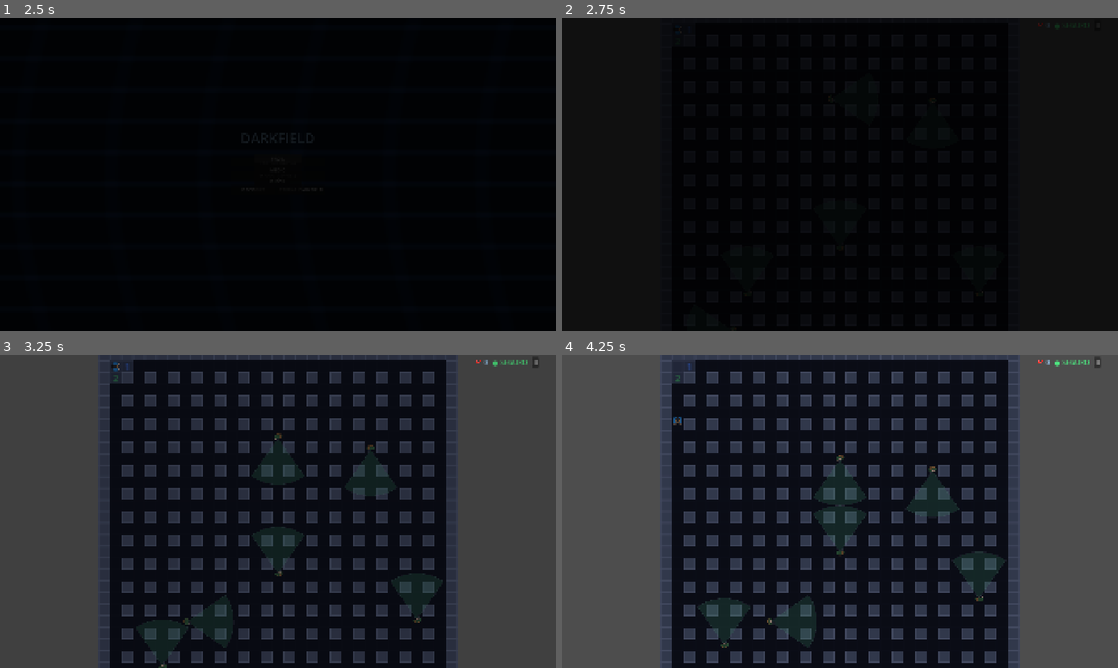
Above: before the commit, frames 1-4 (two rows, left to right).
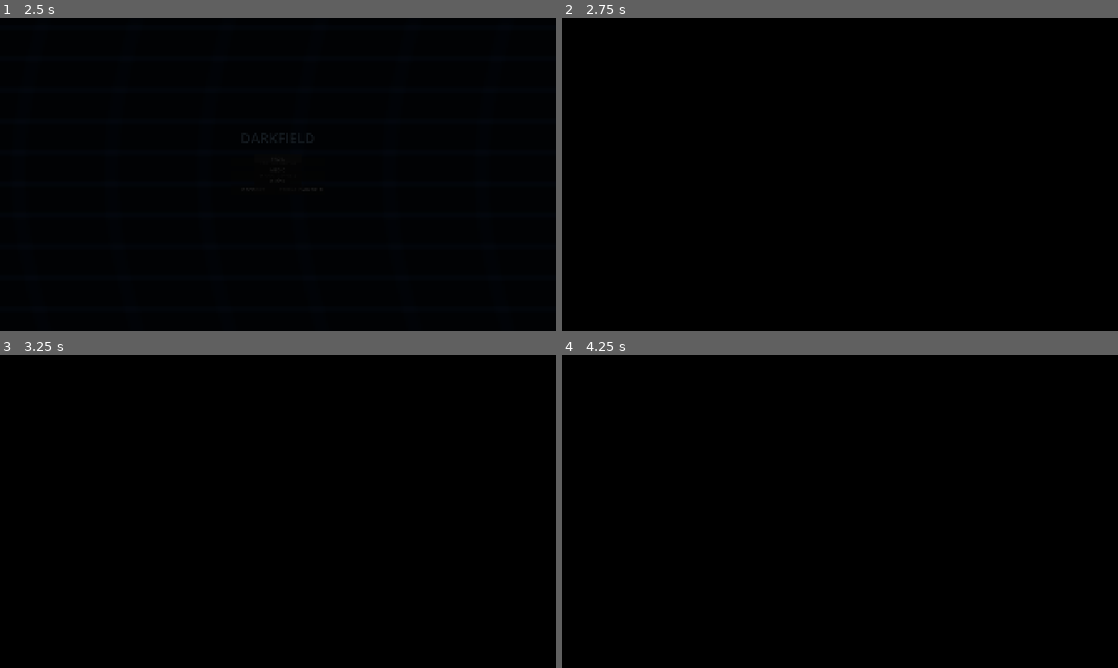
Above: after the commit, the same moments.

Repository: MayraSRS04/Darkfield
Game: Godot game, scene res://scenes/00_menu.tscn
The game is run twice, just before and just after one commit, with the same random seed, the same clock (stepped at 60 frames per second) and the same inputs.
Inputs:
- Up to frame 1 (2.5 s): tap Enter (ui_accept) at 0.5 s; hold Right (ui_right) 0.53-1.25 s; hold Enter (ui_accept) 0.53-1.25 s; click "PARTIDA RÁPIDA" at 1.25 s; click "FÁCIL" at 2 s
- Up to frame 2 (2.75 s): no input
- Up to frame 3 (3.25 s): click "II" at 2.75 s
- Up to frame 4 (4.25 s): hold Down (ui_down) from 3.53 s (still down); tap Space at 3.6 s; tap Enter (ui_accept) at 3.77, 3.8, 4.07 s

Frame 1 is identical in both runs. In frame 2, less than 0.1% of the frame differs, in the area x 20-97%, y 1-88%; in frame 3, 59%, in the area x 0-100%, y 0-100%; in frame 4, 59%.
Error after the commit: Parse Error: Cannot infer the type of "es_bazuka" variable because the value doesn't have a set type. (res://scenes/juego.gd:515)

Commit message:
feat: generador_dungeon - cellular automata + flood fill mapas organicos, game_manager - configuraciones base dungeon con mas cazadores, juego - layout generado por dungeon, fase boss, disparo, escudo, granada, boss - Boss.tscn + boss.gd fases vida granadas elite y proyectil - Proyectil.tscn + proyectil.gd granada con arco

Diff:
--- /dev/null
+++ b/actors/Boss.tscn
@@ -0,0 +1,51 @@
+[gd_scene format=3 uid="uid://djwm3sk2tijso"]
+
+[ext_resource type="Script" uid="uid://b2wv55wtthmlj" path="res://actors/boss.gd" id="1_xvrk6"]
+
+[sub_resource type="CircleShape2D" id="CircleShape2D_om26l"]
+radius = 8.0
+
+[sub_resource type="CompressedTexture2D" id="CompressedTexture2D_ycbx8"]
+load_path = "res://.godot/imported/soldier1_gun.png-55fd337b6dbd0a7abc6b9581a50a10d7.ctex"
+
+[sub_resource type="CircleShape2D" id="CircleShape2D_duxay"]
+radius = 8.0
+
+[node name="Boss" type="CharacterBody2D" unique_id=490611600]
+script = ExtResource("1_xvrk6")
+
+[node name="CollisionShape2D" type="CollisionShape2D" parent="." unique_id=2042684453]
+shape = SubResource("CircleShape2D_om26l")
+disabled = true
+
+[node name="LineaDeVista" type="RayCast2D" parent="." unique_id=1256911471]
+
+[node name="Sprite2D" type="Sprite2D" parent="." unique_id=1356771655]
+modulate = Color(0.9819147, 0.8368446, 7.70092e-07, 1)
+scale = Vector2(0.38, 0.38)
+texture = SubResource("CompressedTexture2D_ycbx8")
+
+[node name="Linterna" type="PointLight2D" parent="." unique_id=457905385]
+color = Color(0.6387191, 0.4106225, 0.00848728, 1)
+energy = 2.0
+
+[node name="BarraVida" type="Node2D" parent="." unique_id=1021737916]
+
+[node name="FondoBarra" type="ColorRect" parent="BarraVida" unique_id=808142663]
+offset_left = -12.0
+offset_top = -12.0
+offset_right = 12.0
+offset_bottom = -9.0
+color = Color(0.5167208, 0.48084688, 0.5712436, 1)
+
+[node name="ColorRect" type="ColorRect" parent="BarraVida" unique_id=733037150]
+offset_left = -12.0
+offset_top = -12.0
+offset_right = 12.0
+offset_bottom = -9.0
+color = Color(0.71828204, 0, 0.14009169, 1)
+
+[node name="Area2D" type="Area2D" parent="." unique_id=1727994138]
+
+[node name="CollisionShape2D" type="CollisionShape2D" parent="Area2D" unique_id=1703948317]
+shape = SubResource("CircleShape2D_duxay")
--- /dev/null
+++ b/actors/Proyectil.tscn
@@ -0,0 +1,21 @@
+[gd_scene format=3 uid="uid://gg3708n1r4qo"]
+
+[ext_resource type="Script" uid="uid://h66p5ur47xlx" path="res://actors/proyectil.gd" id="1_ucfi5"]
+
+[sub_resource type="CircleShape2D" id="CircleShape2D_om26l"]
+radius = 5.0
+
+[node name="Proyectil" type="Node2D" unique_id=194798928]
+script = ExtResource("1_ucfi5")
+
+[node name="Area2D" type="Area2D" parent="." unique_id=271834491]
+
+[node name="CollisionShape2D" type="CollisionShape2D" parent="Area2D" unique_id=694767367]
+shape = SubResource("CircleShape2D_om26l")
+
+[node name="ColorRect" type="ColorRect" parent="Area2D" unique_id=1056510280]
+offset_left = -3.0
+offset_top = -3.0
+offset_right = 3.0
+offset_bottom = 3.0
+color = Color(0.68377984, 0, 0.08074074, 1)
--- /dev/null
+++ b/actors/boss.gd
@@ -0,0 +1,190 @@
+extends CharacterBody2D
+
+enum Estado { ESPERA, ACTIVO, FASE2 }
+
+const UMBRAL_LLEGADA := 1.0
+const VIDA_MAXIMA := 100
+const VELOCIDAD_FASE1 := 55.0
+const VELOCIDAD_FASE2 := 85.0
+const TIEMPO_GRANADA_FASE1 := 8.0
+const TIEMPO_GRANADA_FASE2 := 5.0
+const TIEMPO_INVOCAR_FASE1 := 20.0
+const TIEMPO_INVOCAR_FASE2 := 13.0
+const MAX_ELITES_ACTIVOS := 2
+
+@onready var linea_de_vista: RayCast2D = $LineaDeVista
+@onready var relleno_barra: ColorRect = $BarraVida/RellenoBarra
+@onready var area_contacto: Area2D = $AreaContacto
+
+var jugador: Node2D = null
+var mapa: Mapa = null
+var estado: Estado = Estado.ESPERA
+var vida: int = VIDA_MAXIMA
+var inicio: Vector2
+var destino: Vector2
+var moviendose := false
+var ruta: Array = []
+var ultima_direccion := Vector2.RIGHT
+var _timer_granada := TIEMPO_GRANADA_FASE1
+var _timer_invocar := TIEMPO_INVOCAR_FASE1
+var _escena_proyectil: PackedScene = null
+var _escena_cazador: PackedScene = null
+
+func _ready() -> void:
+	inicio = global_position
+	destino = global_position
+	_escena_proyectil = load("res://actors/Proyectil.tscn")
+	_escena_cazador = load("res://actors/Cazador.tscn")
+	area_contacto.body_entered.connect(_on_contacto)
+	add_to_group("boss")
+
+func activar() -> void:
+	estado = Estado.ACTIVO
+
+func recibir_danio(cantidad: int) -> void:
+	vida = maxi(0, vida - cantidad)
+	_actualizar_barra()
+	if vida <= 0:
+		_morir()
+		return
+	if vida <= VIDA_MAXIMA / 2 and estado == Estado.ACTIVO:
+		estado = Estado.FASE2
+		_timer_granada = TIEMPO_GRANADA_FASE2
+		_timer_invocar = TIEMPO_INVOCAR_FASE2
+		$Sprite2D.modulate = Color(1.0, 0.05, 0.05, 1.0)
+
+func _actualizar_barra() -> void:
+	var porcentaje := float(vida) / float(VIDA_MAXIMA)
+	relleno_barra.size.x = 24.0 * porcentaje
+
+func _physics_process(delta: float) -> void:
+	if estado == Estado.ESPERA:
+		return
+	_actualizar_timers(delta)
+	if moviendose:
+		var vel := VELOCIDAD_FASE2 if estado == Estado.FASE2 else VELOCIDAD_FASE1
+		global_position = global_position.move_toward(destino, vel * delta)
+		if global_position.distance_to(destino) < UMBRAL_LLEGADA:
+			global_position = destino
+			moviendose = false
+	if not moviendose and not ruta.is_empty():
+		_avanzar_ruta()
+	velocity = Vector2.ZERO
+	move_and_slide()
+	$Sprite2D.rotation = ultima_direccion.angle()
+	queue_redraw()
+
+func _actualizar_timers(delta: float) -> void:
+	_timer_granada -= delta
+	if _timer_granada <= 0.0:
+		var t := TIEMPO_GRANADA_FASE2 if estado == Estado.FASE2 else TIEMPO_GRANADA_FASE1
+		_timer_granada = t
+		_lanzar_granada()
+	_timer_invocar -= delta
+	if _timer_invocar <= 0.0:
+		var t := TIEMPO_INVOCAR_FASE2 if estado == Estado.FASE2 else TIEMPO_INVOCAR_FASE1
+		_timer_invocar = t
+		_invocar_elite()
+	if jugador != null and not moviendose and ruta.is_empty():
+		ruta = _calcular_ruta(_celda_actual(), _celda_de(jugador.global_position))
+
+func _lanzar_granada() -> void:
+	if jugador == null or _escena_proyectil == null:
+		return
+	var proyectil = _escena_proyectil.instantiate()
+	get_parent().add_child(proyectil)
+	proyectil.global_position = global_position
+	proyectil.objetivo = jugador.global_position
+
+func _invocar_elite() -> void:
+	if _escena_cazador == null:
+		return
+	var elites_activos := get_tree().get_nodes_in_group("elite_boss")
+	if elites_activos.size() >= MAX_ELITES_ACTIVOS:
+		return
+	var caminables := mapa.celdas_caminables()
+	if caminables.is_empty():
+		return
+	caminables.shuffle()
+	var tilemap: TileMapLayer = get_parent().get_node("Suelo")
+	var elite = _escena_cazador.instantiate()
+	elite.add_to_group("cazadores")
+	elite.add_to_group("elite_boss")
+	get_parent().add_child(elite)
+	elite.jugador = jugador
+	elite.mapa = mapa
+	var celda: Vector2i = caminables[0]
+	elite.global_position = tilemap.map_to_local(Vector2i(celda.y, celda.x))
+	elite.inicio = elite.global_position
+	elite.destino = elite.global_position
+	elite.get_node("Sprite2D").modulate = Color(1.0, 0.6, 0.1, 1.0)
+
+func _morir() -> void:
+	for elite in get_tree().get_nodes_in_group("elite_boss"):
+		elite.queue_free()
+	queue_free()
+	get_parent()._on_boss_muerto()
+
+func _avanzar_ruta() -> void:
+	if ruta.is_empty():
+		return
+	var siguiente: Vector2i = ruta[0]
+	var tilemap: TileMapLayer = get_parent().get_node("Suelo")
+	var pos_siguiente: Vector2 = tilemap.map_to_local(Vector2i(siguiente.y, siguiente.x))
+	ruta.remove_at(0)
+	var dir := global_position.direction_to(pos_siguiente)
+	if dir.length() > 0.01:
+		ultima_direccion = dir
+	destino = pos_siguiente
+	moviendose = true
+
+func _celda_actual() -> Vector2i:
+	var tilemap: TileMapLayer = get_parent().get_node("Suelo")
+	var c: Vector2i = tilemap.local_to_map(global_position)
+	return Vector2i(c.y, c.x)
+
+func _celda_de(pos: Vector2) -> Vector2i:
+	var tilemap: TileMapLayer = get_parent().get_node("Suelo")
+	var c: Vector2i = tilemap.local_to_map(pos)
+	return Vector2i(c.y, c.x)
+
+func _calcular_ruta(desde: Vector2i, hasta: Vector2i) -> Array:
+	if mapa == null:
+		return []
+	if not mapa.es_caminable(desde.x, desde.y):
+		return []
+	if not mapa.es_caminable(hasta.x, hasta.y):
+		return []
+	var cola: Array = [desde]
+	var vino_de: Dictionary = {desde: desde}
+	while not cola.is_empty():
+		var actual: Vector2i = cola.pop_front()
+		if actual == hasta:
+			break
+		for dir in [Vector2i(1,0), Vector2i(-1,0), Vector2i(0,1), Vector2i(0,-1)]:
+			var vecino: Vector2i = actual + dir
+			if vino_de.has(vecino):
+				continue
+			if not mapa.es_caminable(vecino.x, vecino.y):
+				continue
+			vino_de[vecino] = actual
+			cola.append(vecino)
+	if not vino_de.has(hasta):
+		return []
+	var camino: Array = []
+	var paso: Vector2i = hasta
+	while paso != desde:
+		camino.push_front(paso)
+		paso = vino_de[paso]
+	return camino
+
+func _on_contacto(cuerpo: Node2D) -> void:
+	if cuerpo != jugador:
+		return
+	get_parent()._on_danio_jugador("aplastado por el General Karimi")
+
+func _draw() -> void:
+	if estado == Estado.ESPERA:
+		return
+	var color := Color(1.0, 0.1, 0.1, 0.35) if estado == Estado.FASE2 else Color(1.0, 0.4, 0.1, 0.25)
+	draw_circle(Vector2.ZERO, 40.0, color)
--- /dev/null
+++ b/actors/proyectil.gd
@@ -0,0 +1,37 @@
+extends Node2D
+
+var objetivo: Vector2
+var _tiempo_vuelo := 1.2
+var _elapsed := 0.0
+var _origen: Vector2
+var _activo := true
+
+func _ready() -> void:
+	_origen = global_position
+	$Area2D.body_entered.connect(_on_cuerpo)
+
+func _process(delta: float) -> void:
+	if not _activo:
+		return
+	_elapsed += delta
+	var t := minf(_elapsed / _tiempo_vuelo, 1.0)
+	var pos_lineal := _origen.lerp(objetivo, t)
+	var arco := sin(t * PI) * 20.0
+	global_position = pos_lineal + Vector2(0, -arco)
+	if t >= 1.0:
+		_explotar()
+
+func _on_cuerpo(cuerpo: Node) -> void:
+	if not _activo:
+		return
+	if cuerpo.is_in_group("jugador"):
+		_explotar()
+
+func _explotar() -> void:
+	if not _activo:
+		return
+	_activo = false
+	var juego = get_parent()
+	if juego.has_method("_on_impacto_granada"):
+		juego._on_impacto_granada(global_position)
+	queue_free()
--- a/scenes/01_juego.tscn
+++ b/scenes/01_juego.tscn
@@ -160,9 +160,7 @@
 
 [node name="Contenedor" type="HBoxContainer" parent="HUDInventario" unique_id=1111111103]
 anchors_preset = 2
-anchor_left = 0.0
 anchor_top = 1.0
-anchor_right = 0.0
 anchor_bottom = 1.0
 offset_left = 8.0
 offset_top = -48.0
@@ -175,13 +173,11 @@
 layout_mode = 2
 theme_override_colors/font_color = Color(0.6, 0.78, 0.93, 1)
 theme_override_font_sizes/font_size = 20
-text = ""
 
 [node name="LblInventario" type="Label" parent="HUDInventario/Contenedor" unique_id=1111111105]
 layout_mode = 2
 theme_override_colors/font_color = Color(0.55, 0.6, 0.7, 1)
 theme_override_font_sizes/font_size = 14
-text = ""
 
 [node name="PantallaResultadoHistoria" type="CanvasLayer" parent="." unique_id=1111111106]
 layer = 11
@@ -220,7 +216,6 @@
 layout_mode = 2
 theme_override_colors/font_color = Color(0.7, 0.85, 0.6, 1)
 theme_override_font_sizes/font_size = 15
-text = ""
 horizontal_alignment = 1
 autowrap_mode = 3
 
@@ -231,3 +226,26 @@
 [node name="BtnMenuHistoria" type="Button" parent="PantallaResultadoHistoria/Contenedor" unique_id=1111111112]
 layout_mode = 2
 text = "MENÚ HISTORIA"
+
+[node name="HUDVidaBoss" type="CanvasLayer" parent="." unique_id=-2072745095]
+layer = 7
+visible = false
+
+[node name="Contenedor" type="VBoxContainer" parent="HUDVidaBoss" unique_id=-2072745094]
+offset_left = 490.0
+offset_top = 652.0
+offset_right = 790.0
+offset_bottom = 704.0
+theme_override_constants/separation = 4
+
+[node name="LblBoss" type="Label" parent="HUDVidaBoss/Contenedor" unique_id=-2072745093]
+layout_mode = 2
+theme_override_colors/font_color = Color(1, 0.3, 0.3, 1)
+theme_override_font_sizes/font_size = 14
+text = "GENERAL KARIMI"
+horizontal_alignment = 1
+
+[node name="BarraVida" type="ColorRect" parent="HUDVidaBoss/Contenedor" unique_id=-2072745092]
+custom_minimum_size = Vector2(300, 8)
+layout_mode = 2
+color = Color(0.9, 0.1, 0.1, 1)
--- a/scenes/juego.gd
+++ b/scenes/juego.gd
@@ -27,6 +27,9 @@
 @onready var lbl_items_ganados: Label = $PantallaResultadoHistoria/Contenedor/LblItemsGanados
 @onready var btn_continuar: Button = $PantallaResultadoHistoria/Contenedor/BtnContinuar
 @onready var btn_menu_historia: Button = $PantallaResultadoHistoria/Contenedor/BtnMenuHistoria
+@onready var hud_vida_boss: CanvasLayer = $HUDVidaBoss
+@onready var barra_vida_boss: ColorRect = $HUDVidaBoss/Contenedor/BarraVida
+@onready var lbl_boss: Label = $HUDVidaBoss/Contenedor/LblBoss
 
 const FUENTE_SUELO := 0
 const FUENTE_PARED := 1
@@ -40,6 +43,11 @@
 var _timer_congelado := 0.0
 var _timer_radar := 0.0
 var _celdas_radar: Array = []
+var boss: Node2D = null
+var fase_boss_activa := false
+var escudo_activo := false
+var balas_totales := 0
+var _cooldown_disparo := 0.0
 
 func _ready() -> void:
 	var cfg: Dictionary = GameManager.CONFIGURACIONES[GameManager.nivel_actual]
@@ -107,6 +115,8 @@
 	if GameManager.modo_historia:
 		_spawnear_items()
 		_on_inventario_cambiado()
+		hud_vida_boss.visible = false
+		balas_totales = GameManager.cantidad_item(GameManager.TipoItem.PISTOLA) * GameManager.BALAS_POR_PISTOLA
 
 func _pintar_mapa() -> void:
 	for fila in range(mapa.filas):
@@ -221,6 +231,9 @@
 	_mostrar_resultado(false, causa_muerte)
 
 func _ganar() -> void:
+	if GameManager.modo_historia and GameManager.nivel_actual == 2 and not fase_boss_activa:
+		_iniciar_fase_boss()
+		return
 	muerto = true
 	_congelar_actores()
 	GameManager.nivel_ganado()
@@ -259,6 +272,10 @@
 	if GameManager.modo_historia:
 		for item in items_layer.get_children():
 			item.intentar_recoger(jugador.global_position)
+		if _cooldown_disparo > 0.0:
+			_cooldown_disparo -= delta
+		if fase_boss_activa and Input.is_action_pressed("ui_accept"):
+			_disparar()
 	for cazador in get_tree().get_nodes_in_group("cazadores"):
 		if cazador.estado == cazador.Estado.PERSIGUIENDO:
 			if jugador.global_position.distance_to(cazador.global_position) < 12.0:
@@ -266,18 +283,7 @@
 				_morir()
 
 func _generar_layout(filas: int, columnas: int) -> Array:
-	var layout: Array = []
-	for fila in range(filas):
-		var linea := ""
-		for col in range(columnas):
-			if fila == 0 or fila == filas - 1 or col == 0 or col == columnas - 1:
-				linea += "#"
-			elif fila % 2 == 0 and col % 2 == 0:
-				linea += "#"
-			else:
-				linea += "."
-		layout.append(linea)
-	return layout
+	return GeneradorDungeon.generar(filas, columnas)
 
 func _mostrar_resultado(victoria: bool, motivo: String) -> void:
 	pantalla_resultado.visible = true
@@ -403,11 +409,15 @@
 			if GameManager.consumir_item(tipo):
 				_activar_congelado()
 		GameManager.TipoItem.ESCUDO:
-			pass
+			if GameManager.consumir_item(tipo):
+				escudo_activo = true
 		GameManager.TipoItem.PISTOLA:
-			pass
+			if fase_boss_activa:
+				_disparar()
 		GameManager.TipoItem.BAZUKA:
-			pass
+			if fase_boss_activa:
+				item_seleccionado = GameManager.inventario.find(GameManager.TipoItem.BAZUKA)
+				_disparar()
 
 func _activar_radar() -> void:
 	var celda_j := _celda_del_jugador()
@@ -469,3 +479,70 @@
 func _on_menu_historia() -> void:
 	GameManager.modo_historia = false
 	_fade_salida("res://scenes/02_historia.tscn")
+
+func _iniciar_fase_boss() -> void:
+	for c in get_tree().get_nodes_in_group("cazadores"):
+		c.queue_free()
+	fase_boss_activa = true
+	hud_vida_boss.visible = true
+	var escena_boss := load("res://actors/Boss.tscn")
+	boss = escena_boss.instantiate()
+	add_child(boss)
+	boss.jugador = jugador
+	boss.mapa = mapa
+	var caminables := mapa.celdas_caminables()
+	caminables.shuffle()
+	var celda: Vector2i = caminables[caminables.size() / 2]
+	boss.global_position = suelo.map_to_local(Vector2i(celda.y, celda.x))
+	boss.activar()
+	lbl_boss.text = "GENERAL KARIMI"
+	_actualizar_hud_boss()
+
+func _actualizar_hud_boss() -> void:
+	if boss == null:
+		return
+	var porcentaje := float(boss.vida) / float(boss.VIDA_MAXIMA)
+	barra_vida_boss.size.x = 300.0 * porcentaje
+
+func _disparar() -> void:
+	if _cooldown_disparo > 0.0:
+		return
+	var tiene_pistola := GameManager.cantidad_item(GameManager.TipoItem.PISTOLA) > 0
+	var tiene_bazuka := GameManager.cantidad_item(GameManager.TipoItem.BAZUKA) > 0
+	if not tiene_pistola and not tiene_bazuka:
+		return
+	_cooldown_disparo = 0.4
+	var es_bazuka := GameManager.inventario[item_seleccionado] == GameManager.TipoItem.BAZUKA
+	var danio := GameManager.DANIO_BAZUKA if es_bazuka else GameManager.DANIO_PISTOLA
+	if es_bazuka:
+		GameManager.consumir_item(GameManager.TipoItem.BAZUKA)
+	else:
+		GameManager.consumir_item(GameManager.TipoItem.PISTOLA)
+	if boss != null and boss.global_position.distance_to(jugador.global_position) < 80.0:
+		boss.recibir_danio(danio)
+		_actualizar_hud_boss()
+	for elite in get_tree().get_nodes_in_group("elite_boss"):
+		if elite.global_position.distance_to(jugador.global_position) < 80.0:
+			elite.queue_free()
+
+func _on_boss_muerto() -> void:
+	boss = null
+	fase_boss_activa = false
+	hud_vida_boss.visible = false
+	_ganar()
+
+func _on_danio_jugador(motivo: String) -> void:
+	if muerto:
+		return
+	if escudo_activo:
+		escudo_activo = false
+		_on_inventario_cambiado()
+		return
+	causa_muerte = motivo
+	_morir()
+
+func _on_impacto_granada(pos: Vector2) -> void:
+	if muerto:
+		return
+	if jugador.global_position.distance_to(pos) < 24.0:
+		_on_danio_jugador("alcanzado por una granada")
--- /dev/null
+++ b/scripts/logica/generador_dungeon.gd
@@ -0,0 +1,114 @@
+class_name GeneradorDungeon
+extends RefCounted
+
+static func generar(filas: int, columnas: int, semilla: int = -1) -> Array:
+	if semilla >= 0:
+		seed(semilla)
+	var grid := _inicializar(filas, columnas)
+	grid = _suavizar(grid, filas, columnas, 5)
+	grid = _garantizar_borde(grid, filas, columnas)
+	var inicio := Vector2i(1, 1)
+	grid = _conectar(grid, filas, columnas, inicio)
+	grid = _garantizar_zona_segura(grid, inicio, 2)
+	return _a_layout(grid, filas, columnas)
+
+static func _inicializar(filas: int, columnas: int) -> Array:
+	var grid := []
+	for f in range(filas):
+		var fila := []
+		for c in range(columnas):
+			if f == 0 or f == filas - 1 or c == 0 or c == columnas - 1:
+				fila.append(1)
+			else:
+				fila.append(1 if randf() < 0.44 else 0)
+		grid.append(fila)
+	return grid
+
+static func _suavizar(grid: Array, filas: int, columnas: int, pasos: int) -> Array:
+	for _p in range(pasos):
+		var nuevo := []
+		for f in range(filas):
+			var fila := []
+			for c in range(columnas):
+				if f == 0 or f == filas - 1 or c == 0 or c == columnas - 1:
+					fila.append(1)
+					continue
+				var vecinas_pared := _contar_paredes(grid, filas, columnas, f, c)
+				if vecinas_pared > 4:
+					fila.append(1)
+				elif vecinas_pared < 4:
+					fila.append(0)
+				else:
+					fila.append(grid[f][c])
+			nuevo.append(fila)
+		grid = nuevo
+	return grid
+
+static func _contar_paredes(grid: Array, filas: int, columnas: int, f: int, c: int) -> int:
+	var cuenta := 0
+	for df in range(-1, 2):
+		for dc in range(-1, 2):
+			if df == 0 and dc == 0:
+				continue
+			var nf := f + df
+			var nc := c + dc
+			if nf < 0 or nf >= filas or nc < 0 or nc >= columnas:
+				cuenta += 1
+			else:
+				cuenta += grid[nf][nc]
+	return cuenta
+
+static func _garantizar_borde(grid: Array, filas: int, columnas: int) -> Array:
+	for f in range(filas):
+		grid[f][0] = 1
+		grid[f][columnas - 1] = 1
+	for c in range(columnas):
+		grid[0][c] = 1
+		grid[filas - 1][c] = 1
+	return grid
+
+static func _flood_fill(grid: Array, filas: int, columnas: int, inicio: Vector2i) -> Dictionary:
+	var visitado := {}
+	var cola := [inicio]
+	visitado[inicio] = true
+	while not cola.is_empty():
+		var actual: Vector2i = cola.pop_front()
+		for dir in [Vector2i(1,0), Vector2i(-1,0), Vector2i(0,1), Vector2i(0,-1)]:
+			var vecino := actual + dir
+			if vecino.x < 0 or vecino.x >= filas or vecino.y < 0 or vecino.y >= columnas:
+				continue
+			if visitado.has(vecino):
+				continue
+			if grid[vecino.x][vecino.y] == 1:
+				continue
+			visitado[vecino] = true
+			cola.append(vecino)
+	return visitado
+
+static func _conectar(grid: Array, filas: int, columnas: int, inicio: Vector2i) -> Array:
+	if grid[inicio.x][inicio.y] == 1:
+		grid[inicio.x][inicio.y] = 0
+	var alcanzables := _flood_fill(grid, filas, columnas, inicio)
+	for f in range(1, filas - 1):
+		for c in range(1, columnas - 1):
+			if grid[f][c] == 0 and not alcanzables.has(Vector2i(f, c)):
+				grid[f][c] = 1
+	return grid
+
+static func _garantizar_zona_segura(grid: Array, centro: Vector2i, radio: int) -> Array:
+	for df in range(-radio, radio + 1):
+		for dc in range(-radio, radio + 1):
+			var f := centro.x + df
+			var c := centro.y + dc
+			if f > 0 and c > 0 and f < grid.size() - 1 and c < grid[0].size() - 1:
+				grid[f][c] = 0
+	return grid
+
+static func _a_layout(grid: Array, filas: int, columnas: int) -> Array:
+	var layout := []
+	for f in range(filas):
+		var linea := ""
+		for c in range(columnas):
+			linea += "#" if grid[f][c] == 1 else "."
+		layout.append(linea)
+	return layout
Not shown, added: actors/boss.gd.uid
Not shown, added: actors/proyectil.gd.uid
Not shown, added: scripts/logica/generador_dungeon.gd.uid
